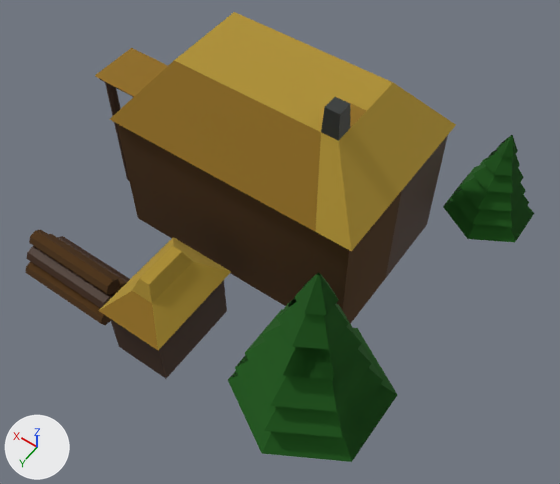
Two versions of the glTF model models/lumber2.glb, one commit apart.
Both versions are drawn from a 50 mm lens placed at (-12.8, 18.0, 28.6), pointed at (-1.4, 1.9, 3.3). The axes (+X, +Y, +Z) are drawn at lower left. The lights are the same throughout. Where no turn or scale is listed for an object, it has been applied to the vertices. Vertices at the same position are counted once.

Before the edit, the objects in view are built like this:
```python
mat_material_014 = principled_material('Material.014')
mat_material_014.base_color = (0.0704, 0.0275, 0.000971)  # brown #4b2e03
mat_material_014.roughness = 1.0
mat_material_015 = principled_material('Material.015')
mat_material_015.base_color = (0.00754, 0.0959, 0.00465)  # dark green #15570f
mat_material_015.roughness = 1.0
mat_stitch2_006 = principled_material('stitch2.006')
mat_stitch2_006.base_color = (0.275, 0.149, 0.00791)  # yellow #8f6c16
mat_stitch2_006.roughness = 0.904
mat_stitch_010 = principled_material('stitch.010')
mat_stitch_010.base_color = (0.426, 0.279, 0.0293)  # yellow #af9030
mat_stitch_010.roughness = 0.968
mat_wood2_010 = principled_material('wood2.010')
mat_wood2_010.base_color = (0.0491, 0.018, 0.00472)  # brown #3f240f
mat_wood2_010.roughness = 0.638
me_cylinder_004 = bpy.data.meshes.new('Cylinder.004')
me_cylinder_004.from_pydata(...)  # 468 vertices, 982 faces; spans x -8.9..9.1, y -8.9..9.1, z -0.1..10.3
# faces by material slot: [142, 279, 34, 10, 10, 507]
me_cylinder_004.materials.append(mat_wood2_010)  # brown #3f240f
me_cylinder_004.materials.append(mat_material_014)  # brown #4b2e03
me_cylinder_004.materials.append(mat_stitch_010)  # yellow #af9030
me_cylinder_004.materials.append(mat_stone_010)  # black #2d3130
me_cylinder_004.materials.append(mat_stitch2_006)  # yellow #8f6c16
me_cylinder_004.materials.append(mat_material_015)  # dark green #15570f
# before: 397 (-7.0, -5.6, 3.4) at pixel (486, 191), 398 (-7.1, -6.3, 4.3), 439 (-6.1, -6.1, 3.4) at pixel (472, 173), 467 (-6.7, -6.5, 4.3)
ob_cylinder_002 = bpy.data.objects.new('Cylinder.002', me_cylinder_004)
ob_cylinder_002.location = (0.0, 0.0, 0.0)
```
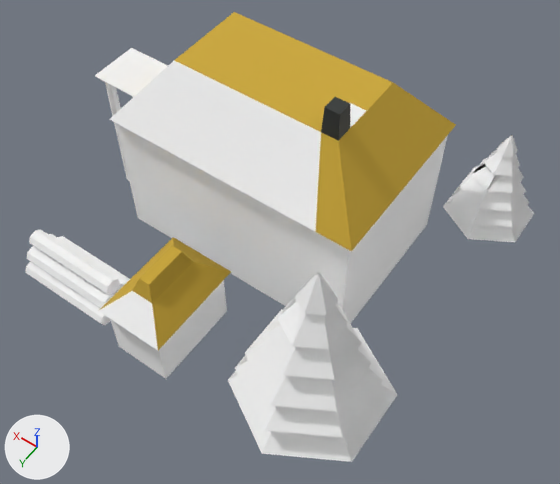
Where the newer file only moved an object's origin or applied its transform, the numbers keep the older frame.

Changed parts and their boxes [x1, y1, x2, y2] in the pictures (560 x 484 px; the box of a moved part takes in the faces that stretch with it):
'Cylinder.002', recoloured, surface changed
    both: [25, 12, 534, 462]
part 1 of me_cylinder_004, moved or reshaped
    both: [27, 36, 366, 380]
part 2 of me_cylinder_004, moved or reshaped
    both: [473, 166, 495, 191]

Patch to the scene script:
```diff
--- a/models/lumber2.glb.py
+++ b/models/lumber2.glb.py
@@ mat_wood2_010 @@
 mat_wood2_010 = principled_material('wood2.010')
-mat_wood2_010.base_color = (0.0491, 0.018, 0.00472)  # brown #3f240f
-mat_wood2_010.roughness = 0.638
+mat_wood2_010.base_color = (1.0, 1.0, 1.0)  # white #ffffff
+mat_wood2_010.roughness = 1.0
+mat_wood2_010.metallic = 1.0
@@ mat_material_014 @@
 mat_material_014 = principled_material('Material.014')
-mat_material_014.base_color = (0.0704, 0.0275, 0.000971)  # brown #4b2e03
+mat_material_014.base_color = (1.0, 1.0, 1.0)  # white #ffffff
 mat_material_014.roughness = 1.0
+mat_material_014.metallic = 1.0
@@ mat_stitch_010 @@
 mat_stitch_010 = principled_material('stitch.010')
-mat_stitch_010.base_color = (0.426, 0.279, 0.0293)  # yellow #af9030
+mat_stitch_010.base_color = (0.607, 0.396, 0.0396)  # yellow #cca938
 mat_stitch_010.roughness = 0.968
@@ mat_stitch2_006 @@
 mat_stitch2_006 = principled_material('stitch2.006')
-mat_stitch2_006.base_color = (0.275, 0.149, 0.00791)  # yellow #8f6c16
+mat_stitch2_006.base_color = (1.0, 1.0, 1.0)  # white #ffffff
 mat_stitch2_006.roughness = 0.904
+mat_stitch2_006.metallic = 1.0
@@ mat_material_015 @@
 mat_material_015 = principled_material('Material.015')
-mat_material_015.base_color = (0.00754, 0.0959, 0.00465)  # dark green #15570f
+mat_material_015.base_color = (1.0, 1.0, 1.0)  # white #ffffff
 mat_material_015.roughness = 1.0
+mat_material_015.metallic = 1.0
@@ me_cylinder_004 @@
 # used by ob_cylinder_002; location = (0.0, 0.0, 0.0)
 # verts and faces of me_cylinder_004; kept vertices keep their numbers, new ones are numbered from 468
-me_cylinder_004.from_pydata(...)  # 468 vertices, 982 faces; spans x -8.9..9.1, y -8.9..9.1, z -0.1..10.3
+me_cylinder_004.from_pydata(...)  # 463 vertices, 975 faces; spans x -8.9..9.1, y -8.9..9.1, z -0.1..10.3
+# me_cylinder_004 part 1
+# 5 vertices are removed from x -3.0..4.6, y 2.6, z 1.1..5.3
+# 69 faces are deleted
+# 1 vertex moves within x -5.6, y 5.8, z 9.0
+# 11 new faces join them, mat_wood2_010 (white #ffffff)
+# 7 new faces join them, mat_material_014 (white #ffffff)
+# 10 new faces join them, mat_stitch_010 (yellow #cda938)
+# 2 new faces join them, mat_stone_010 (black #2d3130)
+# 6 new faces join them, mat_stitch2_006 (white #ffffff)
+# 26 new faces join them, mat_material_015 (white #ffffff)
+# me_cylinder_004 part 2
+delete_faces([(398, 439, 467), (397, 439, 398)])
+faces += [(397, 398, 467), (397, 467, 439)]  # mat_material_015 (white #ffffff)
 me_cylinder_004.materials.append(mat_wood2_010)
```
